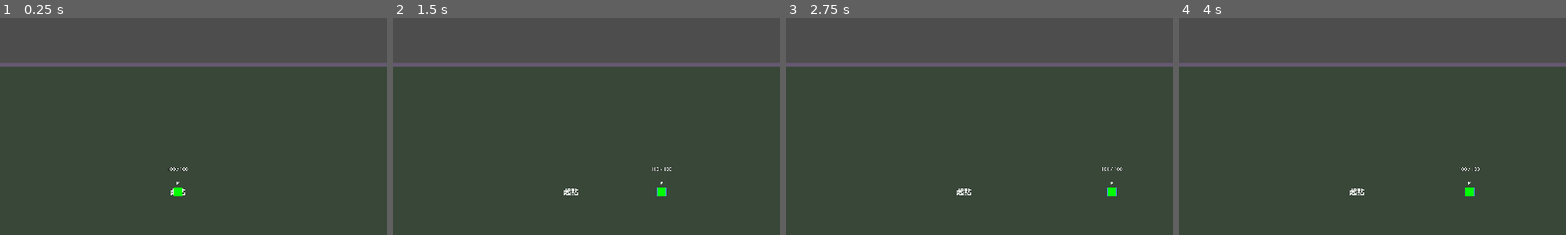
Above: before the commit, frames 1-4 (left to right).
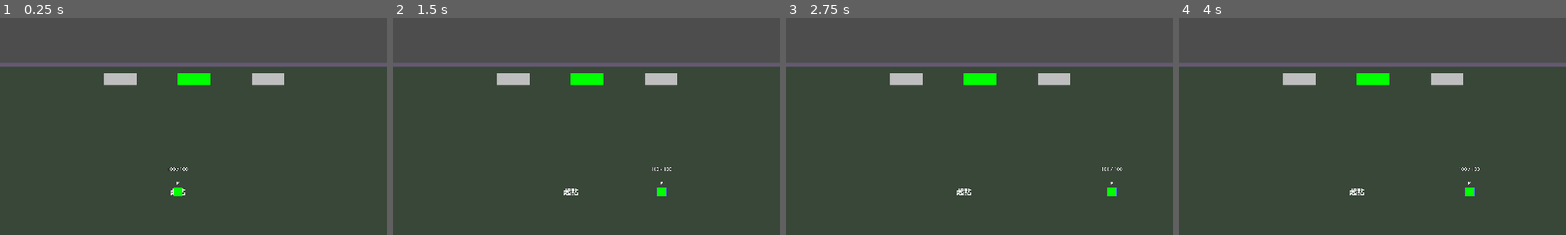
Above: after the commit, the same moments.

Repository: benson94879453/0415
Game: Godot game, scene res://game/objects/dungeon/dungeon.tscn
The game is run twice, just before and just after one commit, with the same random seed, the same clock (stepped at 60 frames per second) and the same inputs. This scene is started directly instead of the project's main scene.
Inputs (mouse positions are % of the whole screen's width and height, from its top left):
- Up to frame 1 (0.25 s): no input
- Up to frame 2 (1.5 s): tap Enter (start) at 0.5 s; move the mouse to (72, 45) at 0.52 s; hold D (move_right) 0.53-1.25 s; hold Space (dodge) 0.53-1.25 s; click (72, 45) at 0.67 s; drag from (30, 55) to (45, 70) at 1.27 s
- Up to frame 3 (2.75 s): tap Enter (start) at 2 s; move the mouse to (60, 28) at 2.02 s; hold D (move_right) from 2.03 s (still down); hold E (interact) from 2.03 s (still down)
- Up to frame 4 (4 s): release D (move_right) at 2.75 s; release E (interact) at 2.75 s; tap Enter (start) at 2.75, 3.5 s; drag from (45, 70) to (20, 35) at 2.77 s; move the mouse to (80, 65) at 3.52 s; hold A (move_left) from 3.53 s (still down); tap R at 3.6 s
The pictures show only the part of the screen within x 27-77%, y 10-60%; the shares and areas given below are measured in that part.

The runs differ from the first frame. In frame 1, 1.5% of the frame differs, in the area x 26-74%, y 25-32%; in frame 2, 1.5%; in frame 3, 1.5%; in frame 4, 1.5%.

Commit message:
feat(dungeon): add room clear lifecycle, north slots, Door and WallSlot nodes
DungeonRoom: is_cleared/slots_revealed state, room_cleared signal,
enemy polling in _process, 3 north-wall slot visuals on clear.
Door: Area2D with slot metadata, setup(), set_highlight().
WallSlot: Area2D with blank-wall metadata, yellow highlight.

Diff:
--- /dev/null
+++ b/game/objects/dungeon/door.gd
@@ -0,0 +1,32 @@
+class_name Door
+extends Area2D
+
+@export var slot_index: int = 0
+@export var grid_pos: Vector2i = Vector2i.ZERO
+@export var target_grid_pos: Vector2i = Vector2i.ZERO
+@export var is_blank: bool = false
+@export var target_room_type: int = DungeonRoom.RoomType.START
+
+@onready var visual: ColorRect = $Visual
+
+func _ready() -> void:
+	if not Engine.is_editor_hint():
+		if visual:
+			visual.color = Color(0.5, 0.4, 0.3, 0.6)
+
+func setup(p_slot_index: int, p_grid_pos: Vector2i, p_target_grid_pos: Vector2i, p_is_blank: bool, p_target_room_type: int) -> void:
+	slot_index = p_slot_index
+	grid_pos = p_grid_pos
+	target_grid_pos = p_target_grid_pos
+	is_blank = p_is_blank
+	target_room_type = p_target_room_type
+
+	if visual:
+		visual.color = Color(0.5, 0.4, 0.3, 0.6)
+
+func set_highlight(enabled: bool) -> void:
+	if visual:
+		if enabled:
+			visual.color = Color(0.7, 0.6, 0.5, 0.8) # Highlighted
+		else:
+			visual.color = Color(0.5, 0.4, 0.3, 0.6) # Normal
--- /dev/null
+++ b/game/objects/dungeon/door.tscn
@@ -0,0 +1,22 @@
+[gd_scene load_steps=3 format=3 uid="uid://cax2j07wkyq61"]
+
+[ext_resource type="Script" path="res://game/objects/dungeon/door.gd" id="1_door"]
+
+[sub_resource type="RectangleShape2D" id="RectangleShape2D_door"]
+size = Vector2(80, 60)
+
+[node name="Door" type="Area2D"]
+collision_layer = 0
+collision_mask = 1
+monitoring = true
+script = ExtResource("1_door")
+
+[node name="CollisionShape2D" type="CollisionShape2D" parent="."]
+shape = SubResource("RectangleShape2D_door")
+
+[node name="Visual" type="ColorRect" parent="."]
+offset_left = -40.0
+offset_top = -30.0
+offset_right = 40.0
+offset_bottom = 30.0
+color = Color(0.5, 0.4, 0.3, 0.6)
--- a/game/objects/dungeon/dungeon_room.gd
+++ b/game/objects/dungeon/dungeon_room.gd
@@ -59,9 +59,33 @@
 var _player_ref: CharacterBody2D = null  # set by dungeon.gd
 var _ground_visuals: Dictionary = {}  # ItemInstance → GroundItemVisual
 
+## 房間清理狀態
+var is_cleared: bool = false
+var slots_revealed: bool = false
+var reward_granted: bool = false
+
+signal room_cleared(room: DungeonRoom)
+
+## 北牆插槽系統（暫時使用 ColorRect，Task 4 將替換為 Door/WallSlot）
+var _north_slots_node: Node2D
+var north_slots: Array = []
+
 
 func _ready() -> void:
 	_build_room()
+
+	# 連接房間清除信號到顯示插槽
+	room_cleared.connect(_on_room_cleared)
+
+	# START 房間立即標記為已清理並顯示北牆插槽
+	if room_type == RoomType.START:
+		is_cleared = true
+		reveal_north_slots()
+
+
+func _on_room_cleared(_room: DungeonRoom) -> void:
+	# 房間清除後顯示北牆插槽
+	reveal_north_slots()
 
 
 func _build_room() -> void:
@@ -69,6 +93,33 @@
 	_create_label()
 	_create_walls_and_doors()
 	_init_ground_container()
+
+
+func _process(_delta: float) -> void:
+	# 只有未清除的 MONSTER/ELITE 房間需要檢查敵人數量
+	if is_cleared:
+		return
+	if room_type != RoomType.MONSTER and room_type != RoomType.ELITE:
+		return
+
+	# 檢查房間內的敵人數量
+	var enemies_in_room: int = 0
+	var half_width: float = ROOM_WIDTH / 2.0
+	var half_height: float = ROOM_HEIGHT / 2.0
+
+	for enemy in get_tree().get_nodes_in_group("enemies"):
+		if not is_instance_valid(enemy):
+			continue
+		# 計算敵人相對於房間中心的距離
+		var enemy_local_pos: Vector2 = to_local(enemy.global_position)
+		if absf(enemy_local_pos.x) <= half_width and absf(enemy_local_pos.y) <= half_height:
+			enemies_in_room += 1
+
+	# 如果房間內沒有敵人了，標記為已清除
+	if enemies_in_room == 0:
+		is_cleared = true
+		print("[DungeonRoom] Room cleared at grid_pos=%s" % grid_pos)
+		room_cleared.emit(self)
 
 
 func _create_floor() -> void:
@@ -242,6 +293,11 @@
 	_ground_items_node.name = "GroundItems"
 	add_child(_ground_items_node)
 
+	# 初始化北牆插槽容器節點
+	_north_slots_node = Node2D.new()
+	_north_slots_node.name = "NorthSlots"
+	add_child(_north_slots_node)
+
 
 ## 新增地面物品；自動擴展容器直到 GROUND_MAX_ROWS
 func add_ground_item(item: ItemInstance, world_pos: Vector2) -> bool:
@@ -322,6 +378,51 @@
 	return Vector2(randf_range(-safe_w, safe_w), randf_range(-safe_h, safe_h))
 
 
+## 顯示北牆插槽（暫時使用 ColorRect，Task 4 將替換為 Door/WallSlot）
+func reveal_north_slots() -> void:
+	if slots_revealed:
+		return
+
+	# 創建插槽容器節點
+	if _north_slots_node == null:
+		_north_slots_node = Node2D.new()
+		_north_slots_node.name = "NorthSlots"
+		add_child(_north_slots_node)
+
+	# 插槽位置參數
+	var slot_width: float = 80.0
+	var slot_height: float = 30.0
+	var slot_y: float = -ROOM_HEIGHT / 2.0 + 15.0  # 靠近北牆頂部
+
+	# 三個插槽的 x 位置
+	var slot_positions: Array[float] = [
+		-ROOM_WIDTH / 6.0,  # 左側
+		0.0,                 # 中間
+		ROOM_WIDTH / 6.0    # 右側
+	]
+
+	# 顏色：中間為綠色（主動門），兩側為灰色（空白牆）
+	var slot_colors: Array[Color] = [
+		Color.GRAY,    # 左側
+		Color.GREEN,   # 中間
+		Color.GRAY     # 右側
+	]
+
+	# 創建三個插槽
+	for i in range(3):
+		var slot := ColorRect.new()
+		slot.name = "NorthSlot_%d" % i
+		slot.position = Vector2(slot_positions[i], slot_y)
+		slot.size = Vector2(slot_width, slot_height)
+		slot.color = slot_colors[i]
+		slot.pivot_offset = Vector2(slot_width / 2.0, slot_height / 2.0)
+		_north_slots_node.add_child(slot)
+		north_slots.append(slot)
+
+	slots_revealed = true
+	print("[DungeonRoom] North slots revealed")
+
+
 ## 序列化地面物品（存檔用）
 func serialize_ground() -> Dictionary:
 	return {
--- /dev/null
+++ b/game/objects/dungeon/wall_slot.gd
@@ -0,0 +1,34 @@
+class_name WallSlot
+extends Area2D
+
+@export var slot_index: int = 0
+@export var grid_pos: Vector2i = Vector2i.ZERO
+@export var target_grid_pos: Vector2i = Vector2i.ZERO
+@export var is_blank: bool = true
+@export var target_room_type: int = DungeonRoom.RoomType.START
+
+@onready var visual: ColorRect = $Visual
+@onready var highlight: ColorRect = $Highlight
+
+func _ready() -> void:
+	if not Engine.is_editor_hint():
+		if visual:
+			visual.color = Color(0.3, 0.3, 0.35, 1.0)
+		if highlight:
+			highlight.visible = false
+
+func setup(p_slot_index: int, p_grid_pos: Vector2i, p_target_grid_pos: Vector2i, p_is_blank: bool, p_target_room_type: int) -> void:
+	slot_index = p_slot_index
+	grid_pos = p_grid_pos
+	target_grid_pos = p_target_grid_pos
+	is_blank = p_is_blank
+	target_room_type = p_target_room_type
+
+	if visual:
+		visual.color = Color(0.3, 0.3, 0.35, 1.0)
+	if highlight:
+		highlight.visible = false
+
+func set_highlight(enabled: bool) -> void:
+	if highlight:
+		highlight.visible = enabled
--- /dev/null
+++ b/game/objects/dungeon/wall_slot.tscn
@@ -0,0 +1,30 @@
+[gd_scene load_steps=3 format=3 uid="uid://b00g82u3p4x82"]
+
+[ext_resource type="Script" path="res://game/objects/dungeon/wall_slot.gd" id="1_slot"]
+
+[sub_resource type="RectangleShape2D" id="RectangleShape2D_slot"]
+size = Vector2(80, 60)
+
+[node name="WallSlot" type="Area2D"]
+collision_layer = 0
+collision_mask = 1
+monitoring = true
+script = ExtResource("1_slot")
+
+[node name="CollisionShape2D" type="CollisionShape2D" parent="."]
+shape = SubResource("RectangleShape2D_slot")
+
+[node name="Highlight" type="ColorRect" parent="."]
+visible = false
+offset_left = -44.0
+offset_top = -34.0
+offset_right = 44.0
+offset_bottom = 34.0
+color = Color(1, 1, 0, 1)
+
+[node name="Visual" type="ColorRect" parent="."]
+offset_left = -40.0
+offset_top = -30.0
+offset_right = 40.0
+offset_bottom = 30.0
+color = Color(0.3, 0.3, 0.35, 1.0)
